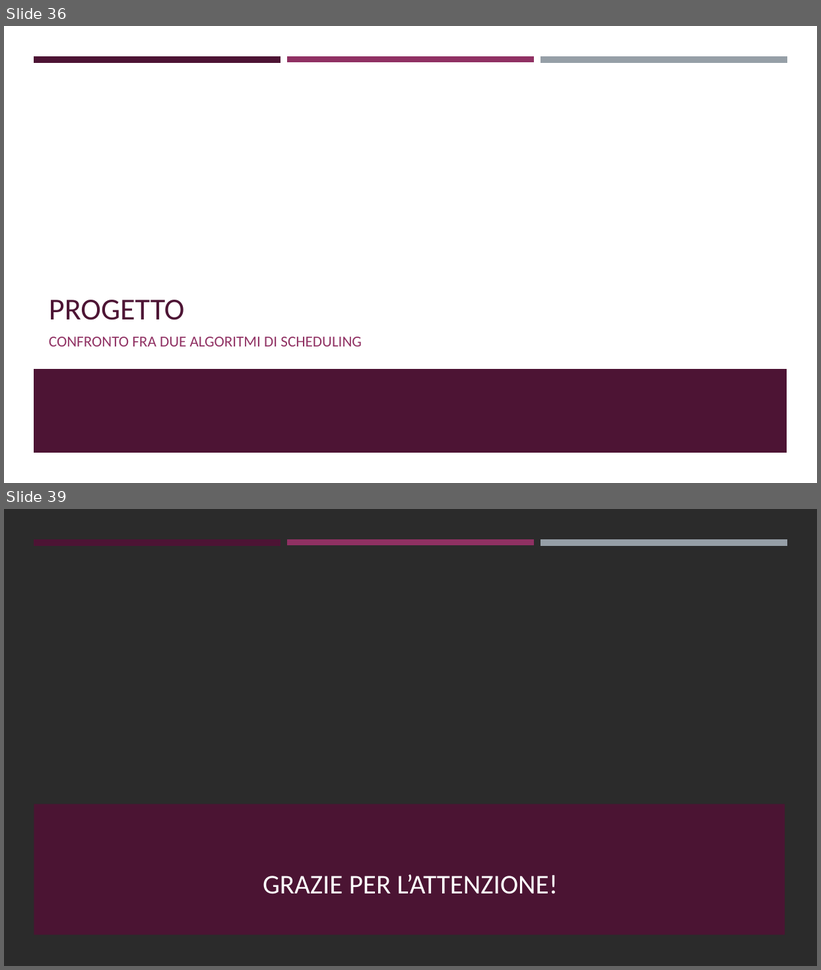
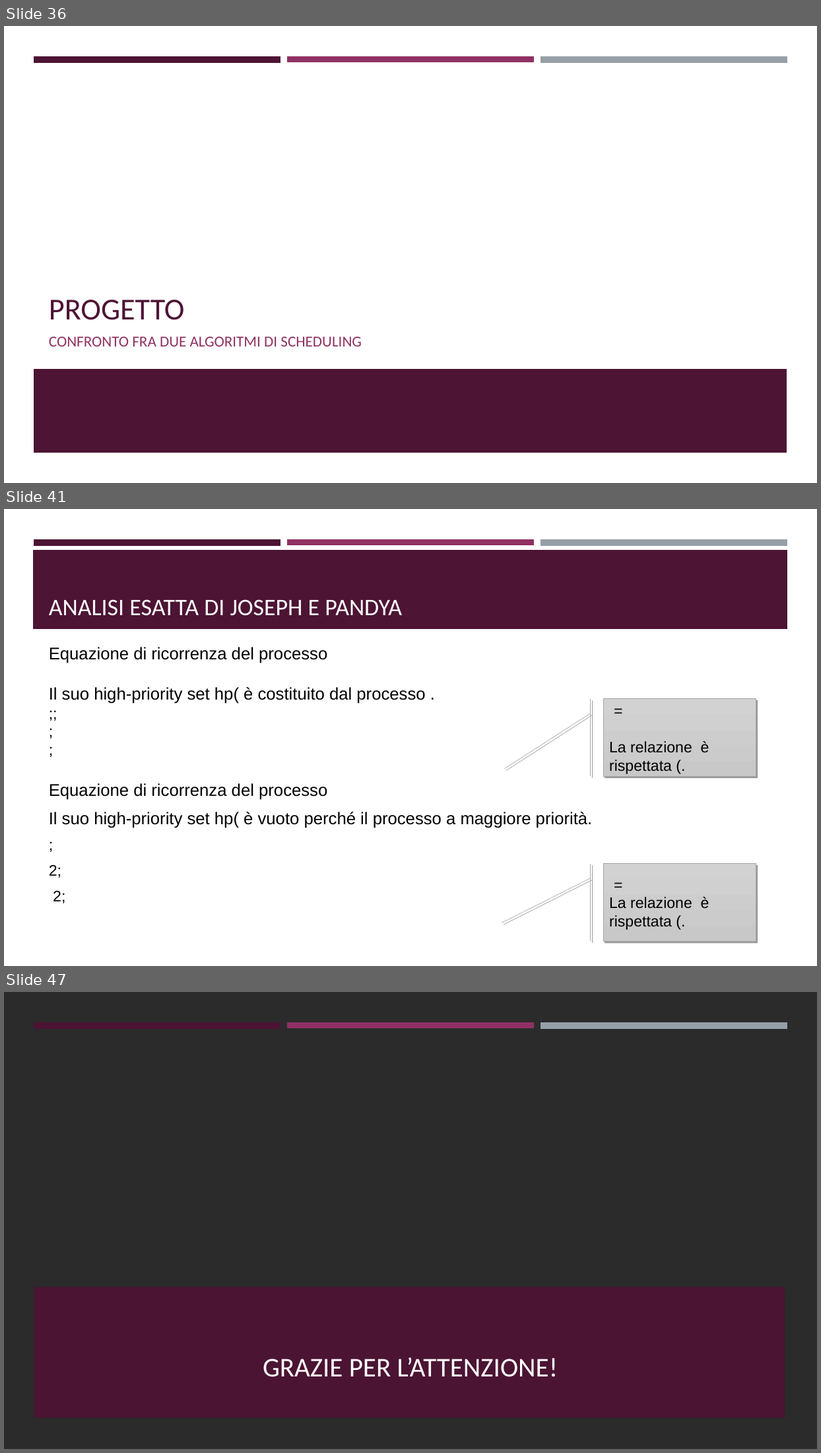
Before and after one commit to ivochan/SchedulingExercise, a slide deck: Algoritmi di scheduling real-time.odp. Shown one above the other, each under a label of ours: slides 36 and 39 before the commit, slides 36, 41 and 47 after it; the slides between them are not shown. The pictures are 821x970 and 821x1453 pixels, drawn with LibreOffice and Linux fonts; fonts in the diff are those of the drawing; background and template pictures are left out; a plain dark background stands for a picture behind light text. Boxes give left, top, right and bottom in pixels: in the first picture for what was removed or moved away, otherwise in the second. Text is boxed around its words. In the diff, an @@ line names an element or a change of style, - is before the commit and + after.

```diff
--- a/Algoritmi di scheduling real-time.odp
+++ b/Algoritmi di scheduling real-time.odp
@@ slide 41 added at [4,509,817,966], background #FFFFFF; not listed: 3 template elements that a slide beside it also shows @@
@@ freeform shape added at [33,550,788,629], fill #4D1434 @@
@@ title added at [49,599,402,616], 28 pt, text #FFFFFF @@
+ANALISI ESATTA DI JOSEPH E PANDYA
@@ text added at [49,647,593,904], 20 pt, text #000000 @@
+Equazione di ricorrenza del processo
+Il suo high-priority set hp( è costituito dal processo .
+;;
+;
+;
+Equazione di ricorrenza del processo
+Il suo high-priority set hp( è vuoto perché il processo a maggiore priorità.
+;
+2;
+2;
@@ freeform shape added at [604,698,756,776], fill gradient #D2D2D2 to #C8C8C8, outline #A6A6A6 0.51 pt, 18 pt, text #000000 @@
+=
+La relazione è rispettata (.
@@ freeform shape added at [604,864,756,941], fill gradient #D2D2D2 to #C8C8C8, outline #A6A6A6 0.51 pt, 18 pt, text #000000 @@
+=
+La relazione è rispettata (.
@@ what was slide 39 is now slide 47 @@
```
Also in this commit, not shown: 9 other slides added, 2 slides removed, 5 other files.
